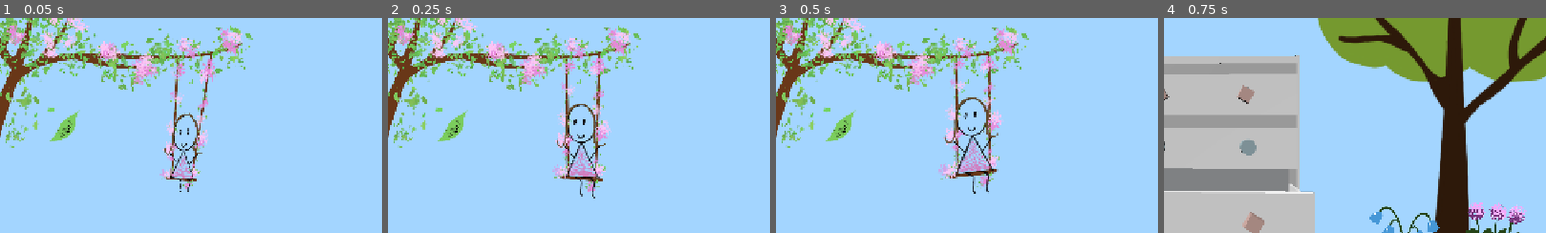
Above: before the commit, frames 1-4 (left to right).
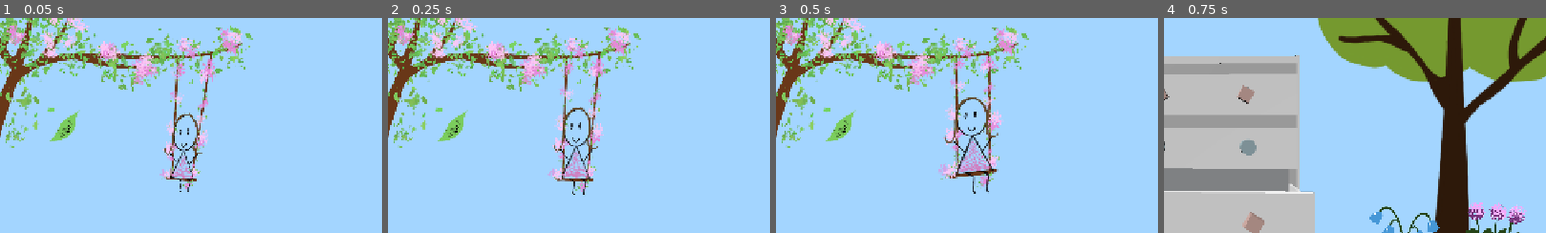
Above: after the commit, the same moments.

Repository: jillrylo/Drawing-Parkour
Game: Godot game, scene res://Scenes/StartScreen.tscn
The game is run twice, just before and just after one commit, with the same random seed, the same clock (stepped at 60 frames per second) and the same inputs.
Inputs (mouse positions are % of the whole screen's width and height, from its top left):
- Up to frame 1 (0.05 s): no input
- Up to frame 2 (0.25 s): no input
- Up to frame 3 (0.5 s): no input
- Up to frame 4 (0.75 s): click (21, 73) at 0.5 s
The pictures show only the part of the screen within x 12-62%, y 47-97%; the shares and areas given below are measured in that part.

Frame 1 is identical in both runs. In frame 2, 4.2% of the frame differs, in the area x 41-59%, y 16-84%; in frame 3, nothing differs; in frame 4, nothing differs.

Commit message:
animations for walk and jump

Diff:
--- a/first-godot-proj/Scenes/StartScreen.tscn
+++ b/first-godot-proj/Scenes/StartScreen.tscn
@@ -73,6 +73,16 @@
 "loop": true,
 "name": &"default",
 "speed": 9.0
+}, {
+"frames": [],
+"loop": true,
+"name": &"jump",
+"speed": 5.0
+}, {
+"frames": [],
+"loop": true,
+"name": &"walk",
+"speed": 5.0
 }]
 
 [node name="StartScreen" type="Node2D"]
@@ -94,8 +104,8 @@
 position = Vector2(-303, 364)
 scale = Vector2(0.8323172, 0.83231705)
 sprite_frames = SubResource("SpriteFrames_c632w")
+animation = &"jump"
 autoplay = "default"
-frame_progress = 0.0005882504
 
 [node name="StartButton" type="TextureButton" parent="."]
 offset_left = -863.0
Binary file added: first-godot-proj/Assets/jump cycle/Jump 1.png
Not shown, added: first-godot-proj/Assets/jump cycle/Jump 1.png.import
Binary file added: first-godot-proj/Assets/jump cycle/Jump 2.png
Not shown, added: first-godot-proj/Assets/jump cycle/Jump 2.png.import
Binary file added: first-godot-proj/Assets/jump cycle/Jump 3.png
Not shown, added: first-godot-proj/Assets/jump cycle/Jump 3.png.import
Binary file added: first-godot-proj/Assets/jump cycle/Jump 4.png
Not shown, added: first-godot-proj/Assets/jump cycle/Jump 4.png.import
Binary file added: first-godot-proj/Assets/jump cycle/Jump 5.png
Not shown, added: first-godot-proj/Assets/jump cycle/Jump 5.png.import
Binary file added: first-godot-proj/Assets/jump cycle/Jump 6.png
Not shown, added: first-godot-proj/Assets/jump cycle/Jump 6.png.import
(and 20 more such lines)
